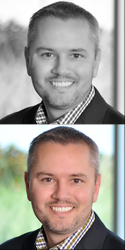
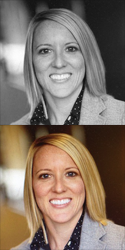
Layers edited between the first and the second 125×250 image:
renamed "jessice_weaver" to "jessica_weaver", showed it, painted on it over [0, 0, 125, 250]
hid "jesse_fullerton" over [0, 0, 125, 250]
